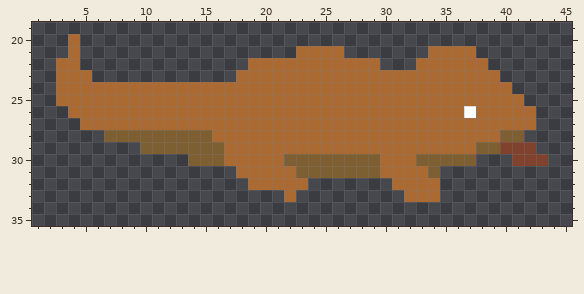
Two states of a pixel-art file, assets/entity/salamander.aseprite. Above, as it was before the edit.
48x48 pixels, 1 frame. Shown: x 1..45, y 19..35.
Now the later version:
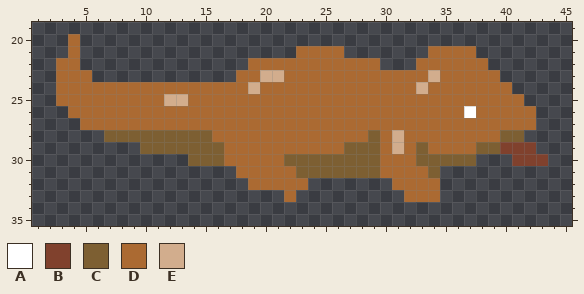
Palette (. is transparent): A #ffffff  B #80412d  C #7d5f32  D #ab6a32  E #d2ad8d
Difference:
y 23: x 20..21 DD -> EE; x 34 D -> E
y 24: x 19 D -> E; x 33 D -> E
y 25: x 12..13 DD -> EE
y 28: x 29 D -> C; x 31 D -> E
y 29: x 27..29 DDD -> CCC; x 31 D -> E; x 33 D -> C
